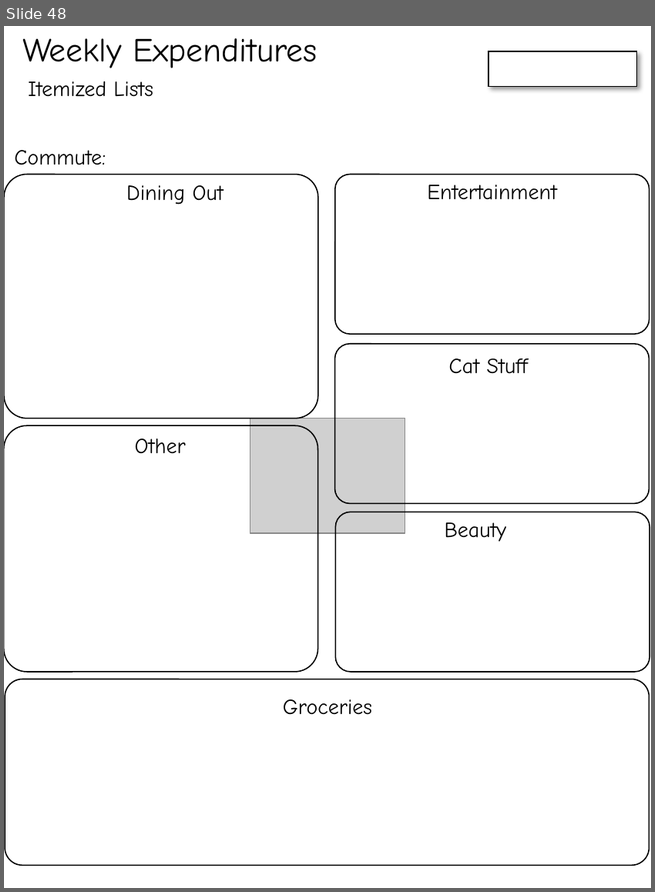
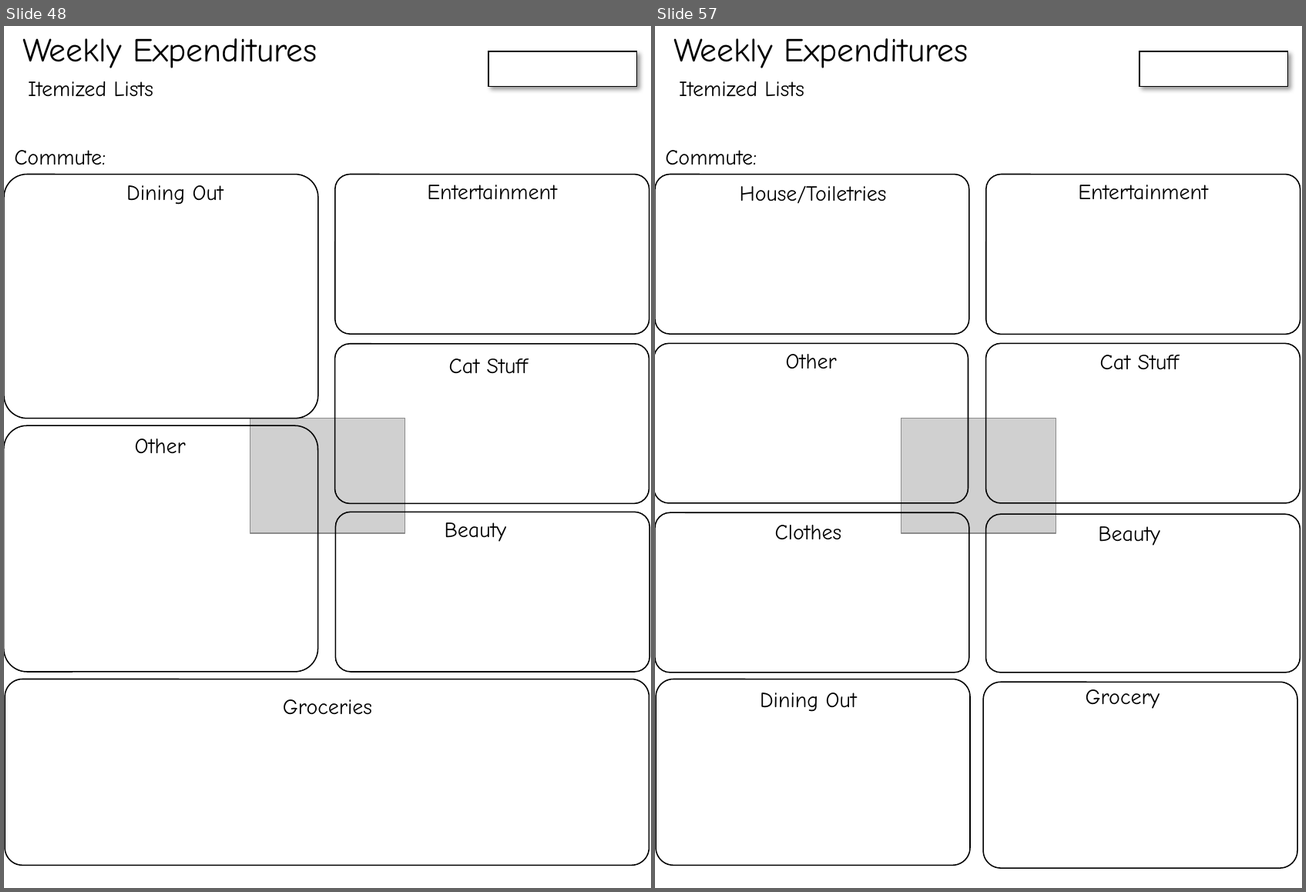
Before and after one commit to cds70409/cds70409.github.io, a slide deck: bujo_printouts.pptx. Shown side by side, each under a label of ours: slide 48 before the commit, slides 48 and 57 after it; the slides between them are not shown. The pictures are 655x892 and 1306x892 pixels, drawn with LibreOffice and Linux fonts; fonts in the diff are those of the drawing; grey boxes stand for pictures. Boxes give left, top, right and bottom in pixels: in the first picture for what was removed or moved away, otherwise in the second. Text is boxed around its words. In the diff, an @@ line names an element or a change of style, - is before the commit and + after.

```diff
--- a/bujo_printouts.pptx
+++ b/bujo_printouts.pptx
@@ slide 57 added at (655,26,1302,888), background #FFFFFF @@
@@ text added at (673,38,968,68), 28 pt, text #000000 @@
+Weekly Expenditures
@@ rectangle added at (1139,52,1288,86), fill #FFFFFF, outline #000000 1 pt @@
@@ text added at (679,81,804,97), 18 pt, text #000000 @@
+Itemized Lists
@@ text added at (665,150,757,165), 18 pt, text #000000 @@
+Commute:
@@ rounded rectangle added at (655,175,969,334), outline #000000 1 pt @@
@@ text added at (740,186,887,204), 18 pt, text #000000 @@
+House/Toiletries
@@ rounded rectangle added at (986,175,1300,335), outline #000000 1 pt @@
@@ text added at (1078,185,1208,200), 18 pt, text #000000 @@
+Entertainment
@@ rounded rectangle added at (655,343,968,503), outline #000000 1 pt @@
@@ rounded rectangle added at (986,343,1300,503), outline #000000 1 pt @@
@@ text added at (786,354,837,369), 18 pt, text #000000 @@
+Other
@@ text added at (1100,355,1179,370), 18 pt, text #000000 @@
+Cat Stuff
@@ picture added at (901,419,1056,533) @@
@@ rounded rectangle added at (655,513,969,673), outline #000000 1 pt @@
@@ text added at (775,525,842,540), 18 pt, text #000000 @@
+Clothes
@@ rounded rectangle added at (986,514,1300,673), outline #000000 1 pt @@
@@ text added at (1098,526,1160,546), 18 pt, text #000000 @@
+Beauty
@@ rounded rectangle added at (656,680,970,866), outline #000000 1 pt @@
@@ text added at (760,693,857,712), 18 pt, text #000000 @@
+Dining Out
@@ rounded rectangle added at (984,682,1297,868), outline #000000 1 pt @@
@@ text added at (1085,690,1160,709), 18 pt, text #000000 @@
+Grocery
```
Also in this commit, not shown: 1 slide changed, 8 other slides added.
